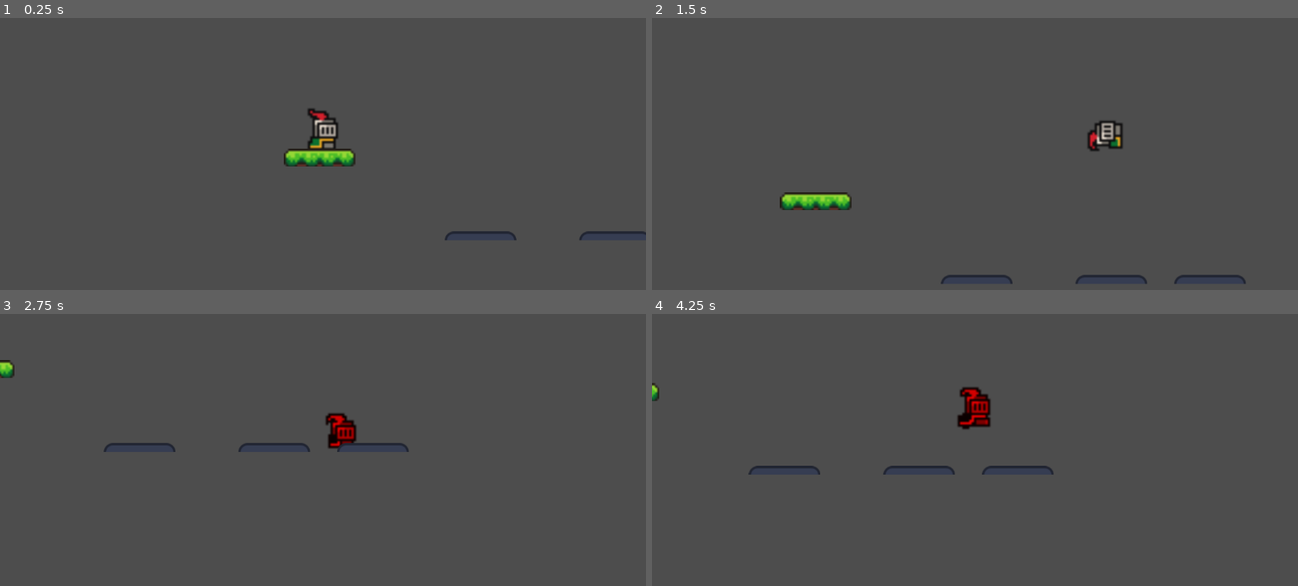
Above: before the commit, frames 1-4 (two rows, left to right).
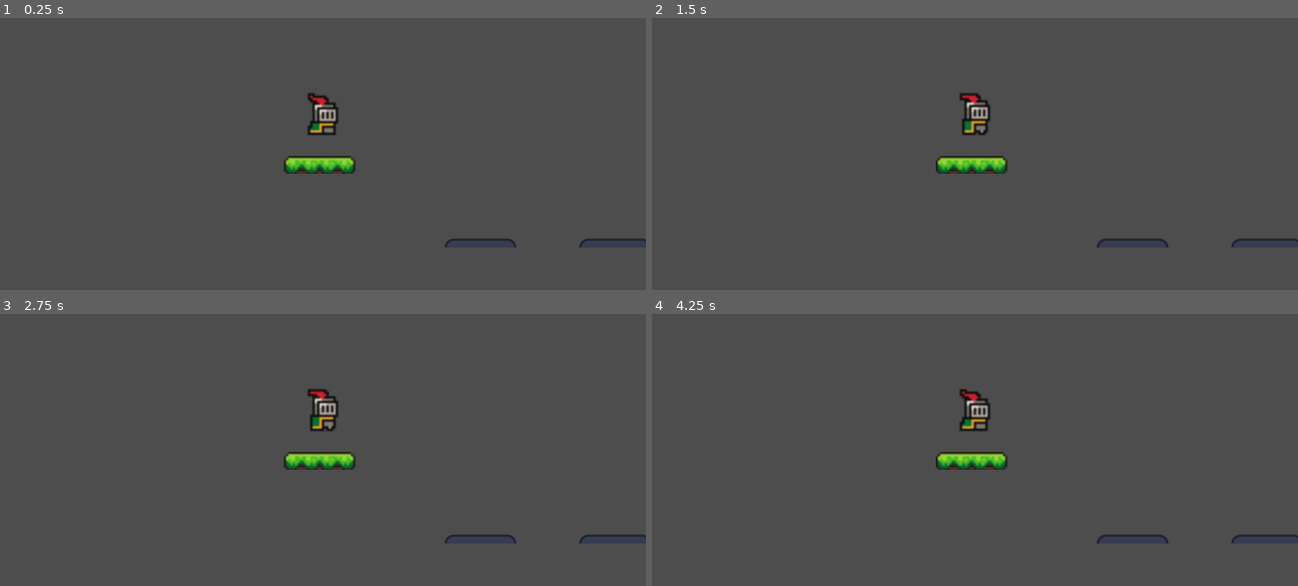
Above: after the commit, the same moments.

Repository: JuanJTorresB/game-jam-2026
Game: Godot game, scene res://Escenas/escena_prueba.tscn
Same seed, same stepped clock (60 frames per second), same inputs: the game is played once before the commit and once after it. The engine's default icon, where the game draws it, is replaced by a stand-in: a white triangle on a blue panel in a dark square.
Inputs:
- Up to frame 1 (0.25 s): no input
- Up to frame 2 (1.5 s): tap Enter (ui_accept) at 0.5 s; hold D (right) from 0.53 s (still down); tap Z (dash) at 0.6, 1.35 s; tap W (jump) at 0.77 s
- Up to frame 3 (2.75 s): tap W (jump) at 1.52 s; release D (right) at 2.03 s; hold A (left) from 2.03 s (still down); tap E (grow_flora) at 2.1 s; tap Z (dash) at 2.3 s
- Up to frame 4 (4.25 s): release A (left) at 2.78 s; hold D (right) from 2.78 s (still down); tap R (rewind) at 2.85 s; tap W (jump) at 3.02, 3.77 s; tap Z (dash) at 3.05, 3.6 s

The runs differ from the first frame. In frame 1, 2.2% of the frame differs, in the area x 43-100%, y 27-85%; in frame 2, 3.0%, in the area x 19-100%, y 27-98%; in frame 3, 2.3%; in frame 4, 1.9%.
Error after the commit: Parse Error: Identifier "camera_2d" not declared in the current scope. (res://Escenas/jugador.gd:147)

Commit message:
+ Spotlight mechanic

Diff:
--- a/Escenas/jugador.gd
+++ b/Escenas/jugador.gd
@@ -11,6 +11,8 @@
 @export var material_presonaje_rojo: ShaderMaterial
 @export var animacion: Node
 @export var area_2d : Area2D
+@export var can_dash : bool
+@export var spotlight: ColorRect
 
 var _muerto: bool = false
 
@@ -139,6 +141,20 @@
 	apply_edge_correction()
 	move_and_slide()
 
+	if spotlight != null:
+
+		var shader: ShaderMaterial = spotlight.material
+		var viewport_size = camera_2d.get_viewport_rect().size
+		var spotlight_pos = ((global_position - camera_2d.global_position) / viewport_size) + Vector2(0.5, 0.5)
+
+		var spotlight_scale = viewport_size.normalized()
+		spotlight_scale = spotlight_scale / min(spotlight_scale.x, spotlight_scale.y)
+
+		shader.set_shader_parameter("spotlight_x", spotlight_pos.x)
+		shader.set_shader_parameter("spotlight_y", spotlight_pos.y)
+		shader.set_shader_parameter("spotlight_w", spotlight_scale.y)
+		shader.set_shader_parameter("spotlight_h", spotlight_scale.x)
+
 func apply_edge_correction():
 	# Solo mientras sube
 	if velocity.y > 0:
@@ -152,7 +168,7 @@
 		return
 
 func start_dash():
-	if is_dashing or dash_cooldown > 0:
+	if !can_dash or is_dashing or dash_cooldown > 0:
 		return
 
 	is_dashing = true
--- a/Escenas/player_rewind.gd
+++ b/Escenas/player_rewind.gd
@@ -10,12 +10,19 @@
 @export var afterimage_color := Color(4.666, 18.892, 18.892, 0.4)
 @export var max_slingshot_vel = 1500
 
+@export var can_dash : bool
+
+@export var spotlight : ColorRect
+
 var snapshots: Array = []
 
 var prev_rewind_pos: Vector2
 var can_slingshot := false
 var rewind_velocity := 0.0
 
+func _ready() -> void:
+	player_script.can_dash = can_dash
+	player_script.spotlight = spotlight
 
 func _physics_process(_delta: float) -> void:
 
--- /dev/null
+++ b/Shaders/escena_prueba.gdshader
@@ -0,0 +1,25 @@
+shader_type canvas_item;
+
+uniform float spotlight_x : hint_range(0.0, 1.0, 0.1);
+uniform float spotlight_y : hint_range(0.0, 1.0, 0.1);
+uniform float spotlight_w : hint_range(0.0, 1.0, 0.1);
+uniform float spotlight_h : hint_range(0.0, 1.0, 0.1);
+
+void vertex() {
+
+	// Called for every vertex the material is visible on.
+}
+
+void fragment() {
+	// Called for every pixel the material is visible on.
+
+	float dx = (UV.x - spotlight_x) / spotlight_w;
+	float dy = (UV.y - spotlight_y) / spotlight_h;
+	float d = sqrt((dx * dx) + (dy * dy));
+	COLOR = vec4(0, 0, 0, (max(0, abs(d) - 0.1) / .1));
+}
+
+//void light() {
+//	// Called for every pixel for every light affecting the CanvasItem.
+//	// Uncomment to replace the default light processing function with this one.
+//}
--- /dev/null
+++ b/Shaders/spotlight.tres
@@ -0,0 +1,10 @@
+[gd_resource type="ShaderMaterial" load_steps=2 format=3 uid="uid://cnmcj6347di6a"]
+
+[ext_resource type="Shader" uid="uid://dfdj2qisoo2wf" path="res://Shaders/escena_prueba.gdshader" id="1_w6jco"]
+
+[resource]
+shader = ExtResource("1_w6jco")
+shader_parameter/spotlight_x = 0.20000000298024
+shader_parameter/spotlight_y = 0.40000000596048
+shader_parameter/spotlight_w = 1.0
+shader_parameter/spotlight_h = 1.0
Not shown: 1 places in Escenas/escena_prueba.tscn that only renumber resources
Not shown, added: Shaders/escena_prueba.gdshader.uid
